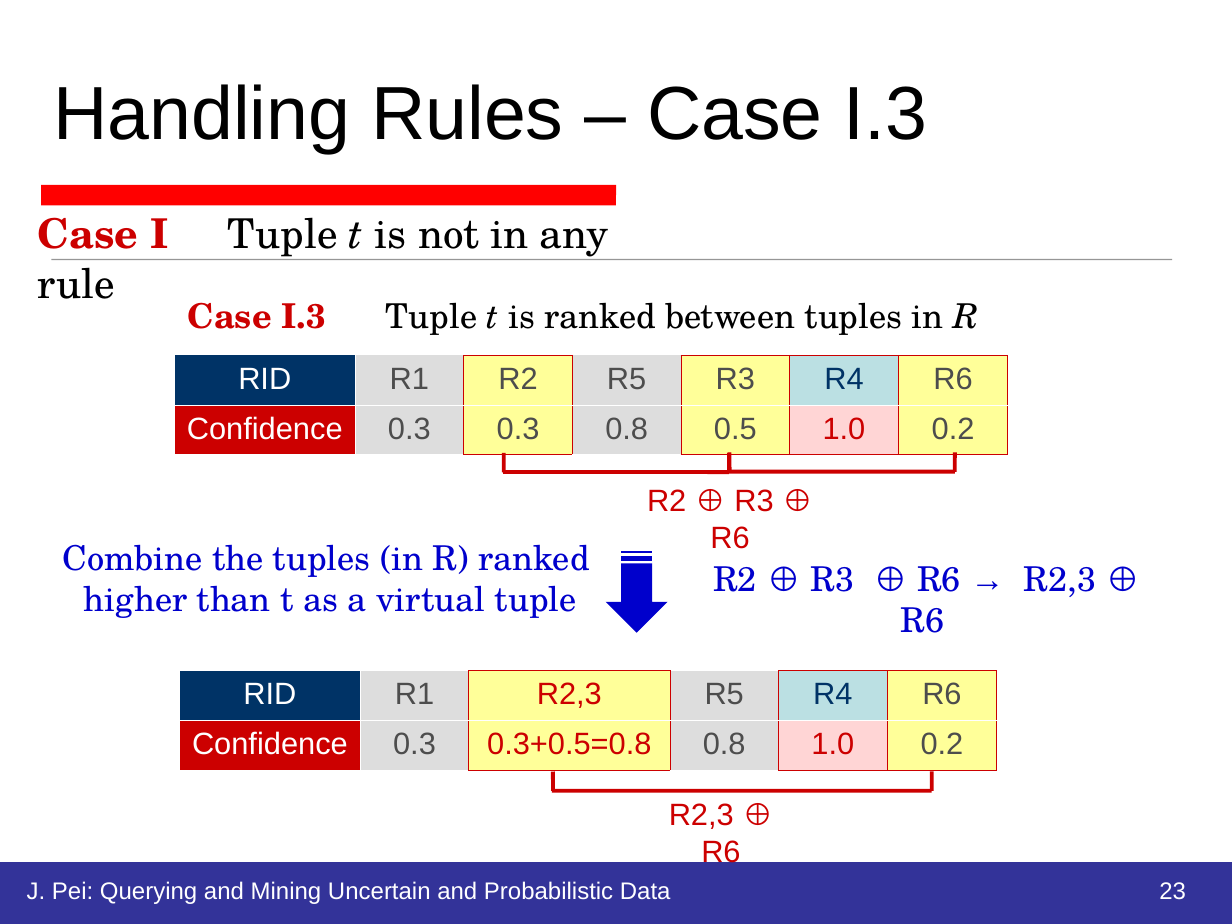
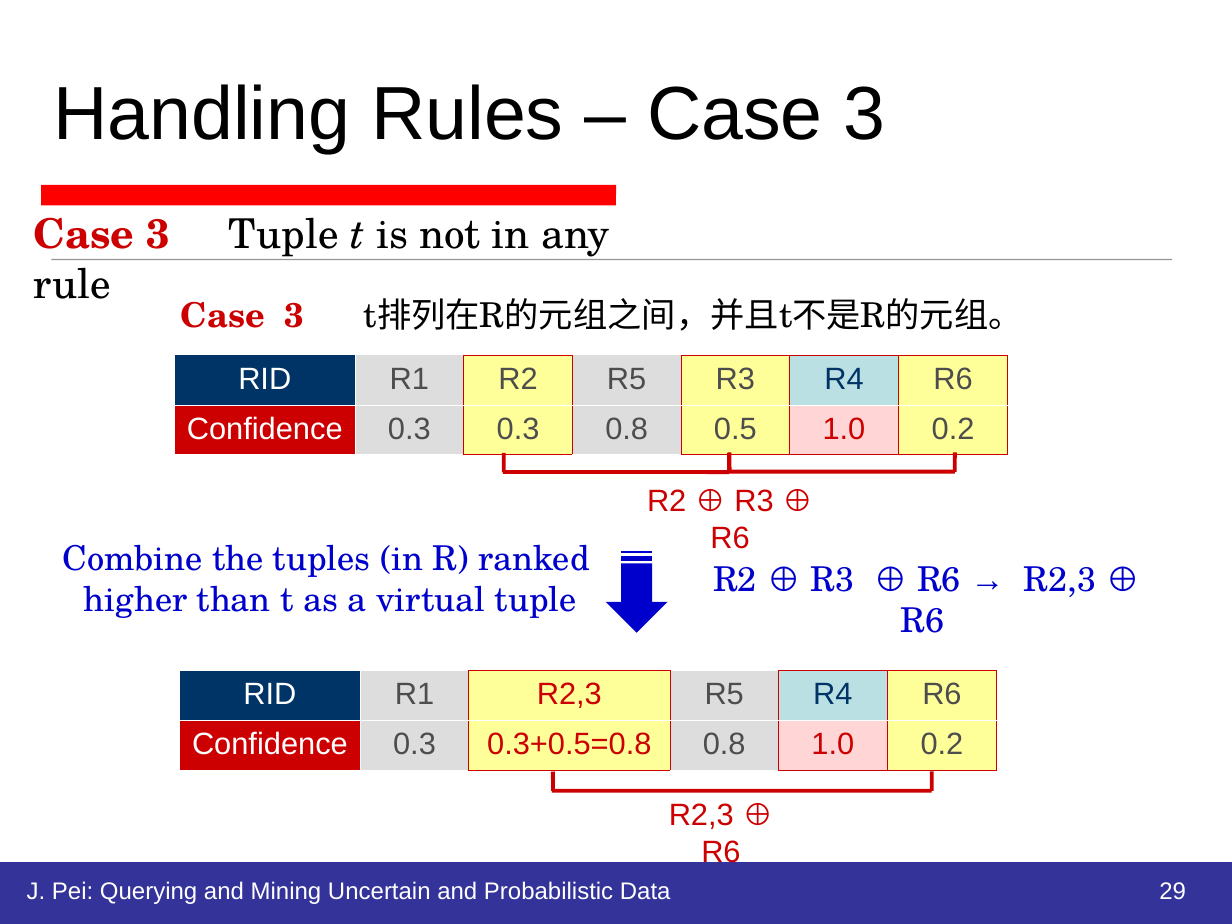
Before and after one commit to HiltonWei/wpstest, a slide deck: slide 29 of branches/区钺坚/读书报告/不确定性数据的查询分析处理.ppt (slide 23 before the commit). Drawn at 1232x924 pixels with LibreOffice and Linux fonts; fonts in the diff are those of the drawing. Boxes give left, top, right and bottom in pixels: in the first picture for what was removed or moved away, otherwise in the second. Text is boxed around its words. In the diff, an @@ line names an element or a change of style, - is before the commit and + after.

```diff
--- a/branches/区钺坚/读书报告/不确定性数据的查询分析处理.ppt
+++ b/branches/区钺坚/读书报告/不确定性数据的查询分析处理.ppt
@@ title at (53,84,886,154): text changed @@
-Handling Rules – Case I.3
+Handling Rules – Case 3
@@ text at (33,217,609,260): text changed @@
-Case I Tuple t is not in any rule
+Case 3 Tuple t is not in any rule
@@ text at (181,298,1023,331): text changed @@
-Case I.3 Tuple t is ranked between tuples in R
+Case 3 t排列在R的元组之间，并且t不是R的元组。
@@ page number at (1159,882,1186,899): text changed @@
-23
+29
```
Also in this commit, not shown: 13 other slides changed, 10 slides added, 1 slide removed, 4 other files.
